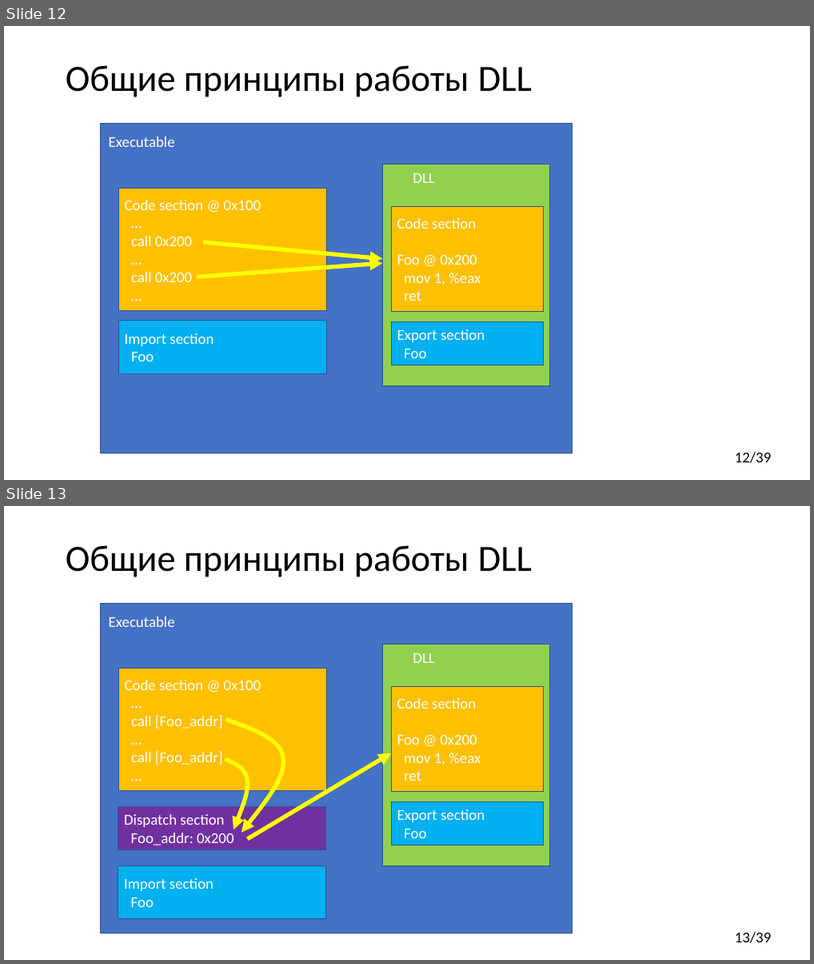
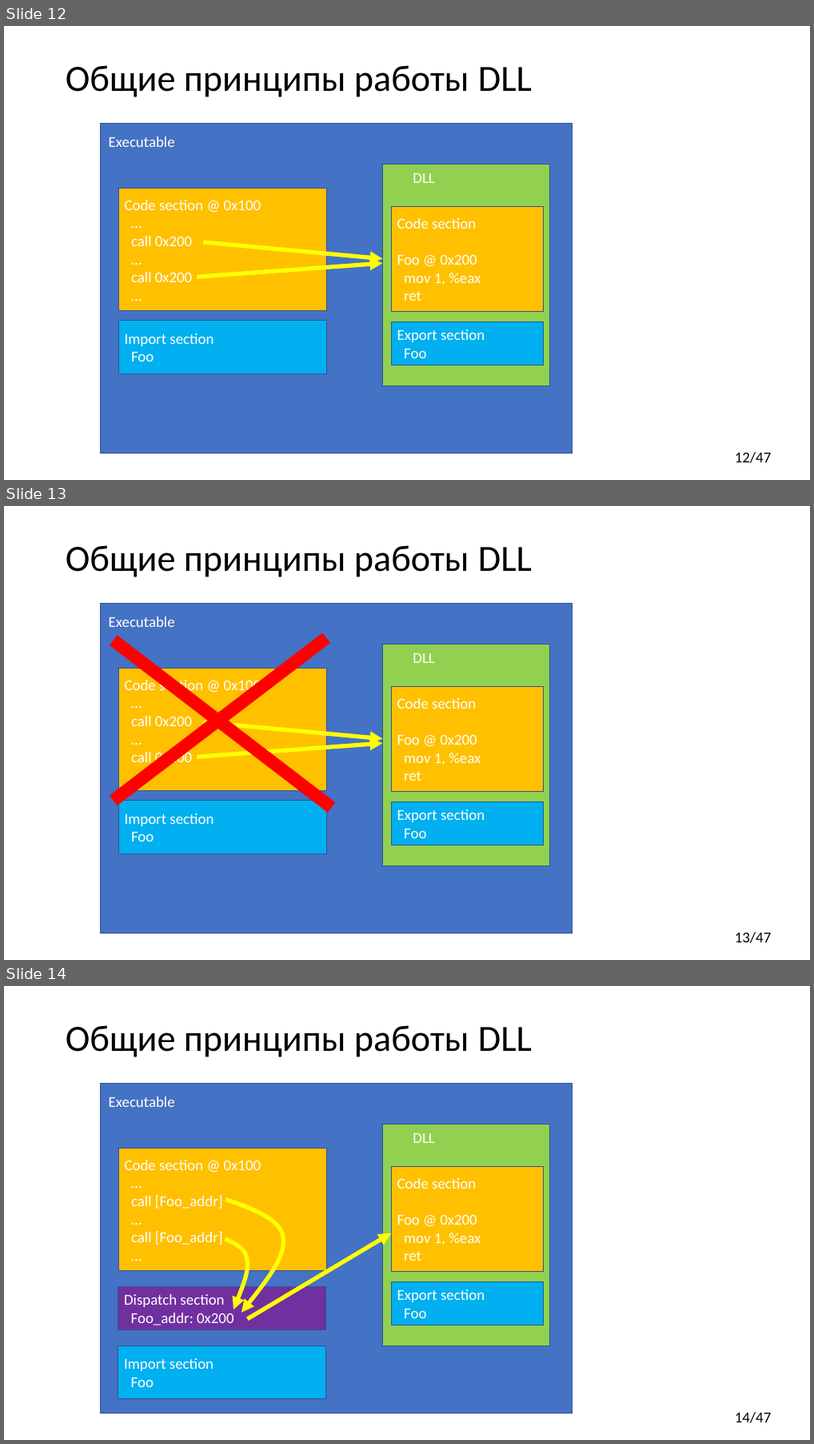
Before and after one commit to yugr/CppRussia, a slide deck: 2024/RU.pptx. Shown one above the other, each under a label of ours: slides 12 and 13 before the commit, slides 12, 13 and 14 after it. The pictures are 814x964 and 814x1444 pixels, drawn with LibreOffice and Linux fonts; fonts in the diff are those of the drawing. Boxes give left, top, right and bottom in pixels: in the first picture for what was removed or moved away, otherwise in the second. Text is boxed around its words. In the diff, an @@ line names an element or a change of style, - is before the commit and + after.

Commit message:
Slide updates.

```diff
--- a/2024/RU.pptx
+++ b/2024/RU.pptx
@@ slide 13 added at (4, 506, 810, 960), background #FFFFFF; not listed: 1 template element that a slide beside it also shows @@
@@ title added at (66, 545, 532, 577), 44 pt, text #000000 @@
+Общие принципы работы DLL
@@ rectangle added at (101, 603, 574, 933), fill #4472C4, outline #325491 1 pt @@
@@ text added at (109, 616, 175, 627), 18 pt, text #FFFFFF @@
+Executable
@@ line added from (114, 640) to (332, 808), #FF0000 15 pt @@
@@ line added from (114, 800) to (326, 638), #FF0000 15 pt @@
@@ rectangle added at (382, 644, 550, 865), fill #92D050, outline #325491 1 pt @@
@@ rectangle added at (118, 668, 326, 790), fill #FFC000, outline #325491 1 pt, 18 pt, text #FFFFFF @@
+Code section @ 0x100
+…
+call 0x200
+…
+call 0x200
+…
@@ text added at (413, 653, 434, 663), 18 pt, text #FFFFFF @@
+DLL
@@ rectangle added at (391, 686, 543, 792), fill #FFC000, outline #325491 1 pt, 18 pt, text #FFFFFF @@
+Code section
+Foo @ 0x200
+mov 1, %eax
+ret
@@ arrow added from (197, 756) to (382, 743), #FFFF00 5 pt @@
@@ arrow added from (204, 722) to (382, 739), #FFFF00 5 pt @@
@@ rectangle added at (118, 800, 326, 853), fill #00B0F0, outline #325491 1 pt, 18 pt, text #FFFFFF @@
+Import section
+Foo
@@ rectangle added at (391, 802, 543, 844), fill #00B0F0, outline #325491 1 pt, 18 pt, text #FFFFFF @@
+Export section
+Foo
@@ page number at (735, 452, 772, 463): text changed @@
-12/39
+12/47
@@ what was slide 13 is now slide 14 @@
@@ page number at (735, 1412, 772, 1423): text changed @@
-13/39
+14/47
```
